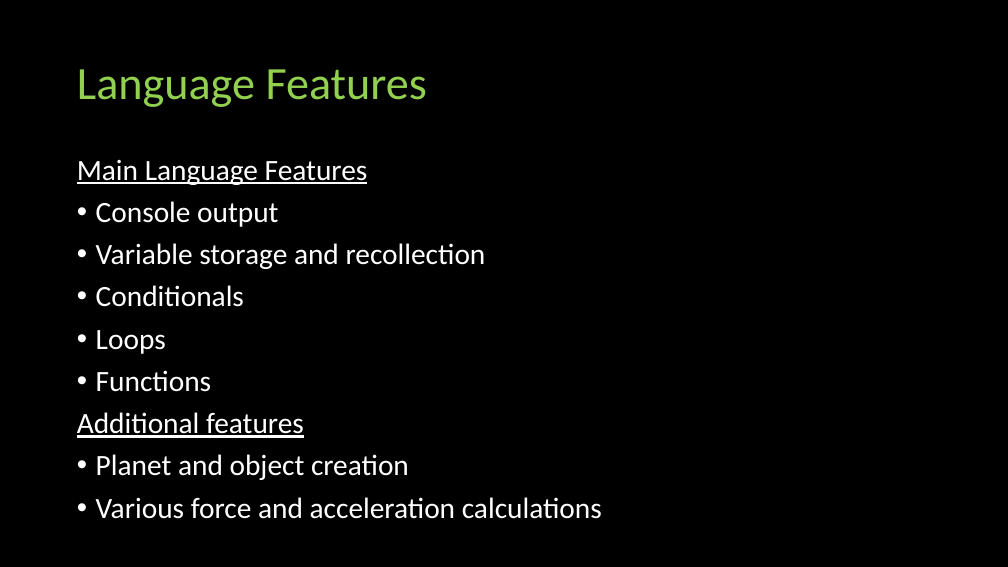
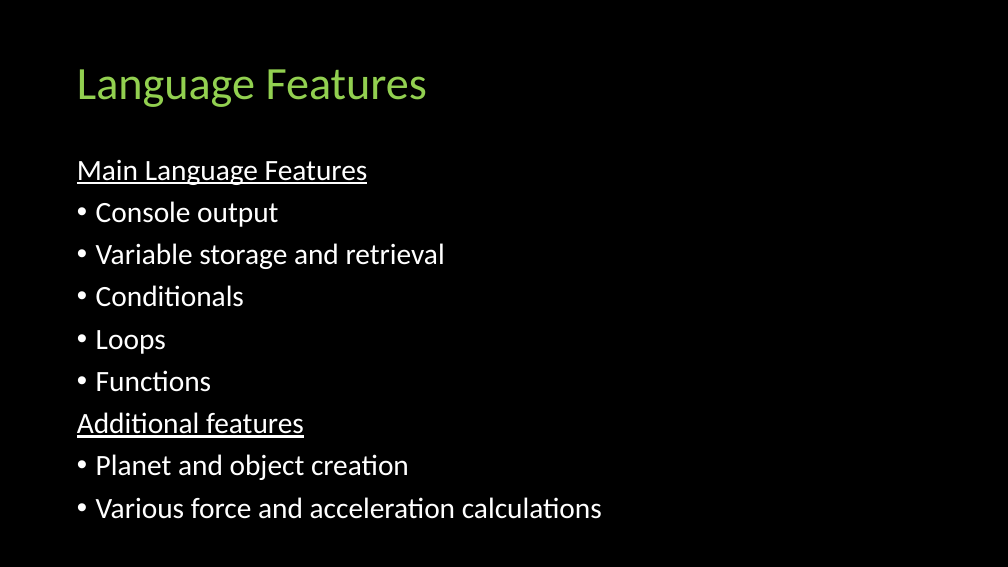
Before and after one commit to smehta1215/YodaLang, a slide deck: slide 6 of presentation/YodaLang_presentation.pptx (slide 5 before the commit). Drawn at 1008x567 pixels with LibreOffice and Linux fonts; fonts in the diff are those of the drawing. Boxes give left, top, right and bottom in pixels: in the first picture for what was removed or moved away, otherwise in the second. Text is boxed around its words. In the diff, an @@ line names an element or a change of style, - is before the commit and + after.

```diff
--- a/presentation/YodaLang_presentation.pptx
+++ b/presentation/YodaLang_presentation.pptx
@@ text at [96,243,445,269]: text changed @@
-• Variable storage and recollection
+• Variable storage and retrieval
```
Also in this commit, not shown: 2 other slides changed, 1 slide added, 4 other files.
